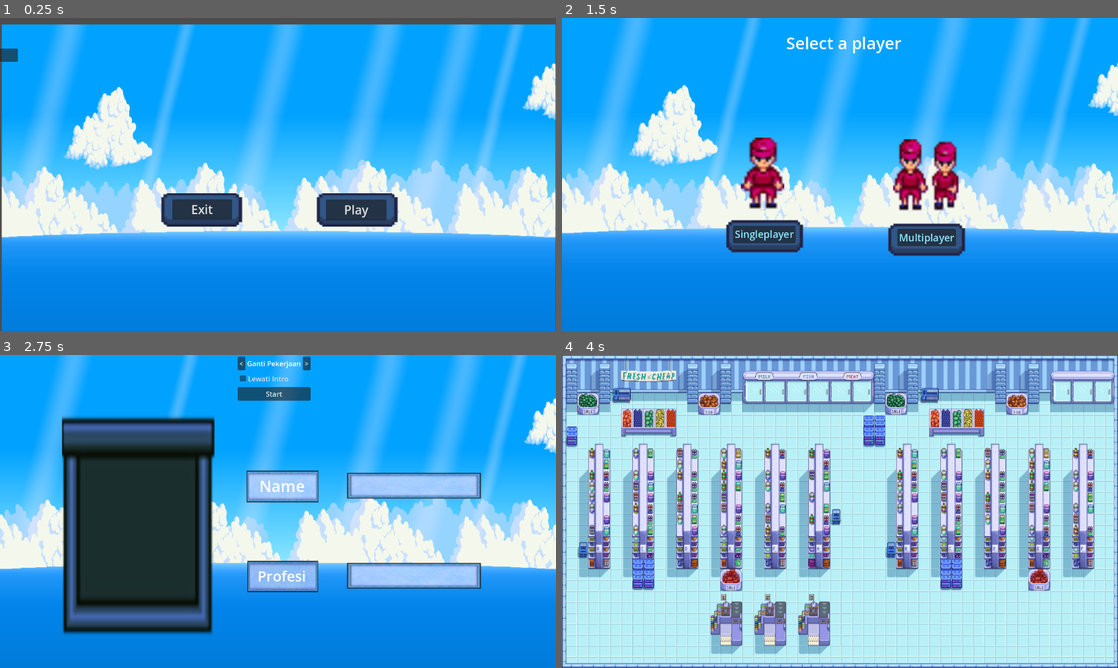
Above: before the commit, frames 1-4 (two rows, left to right).
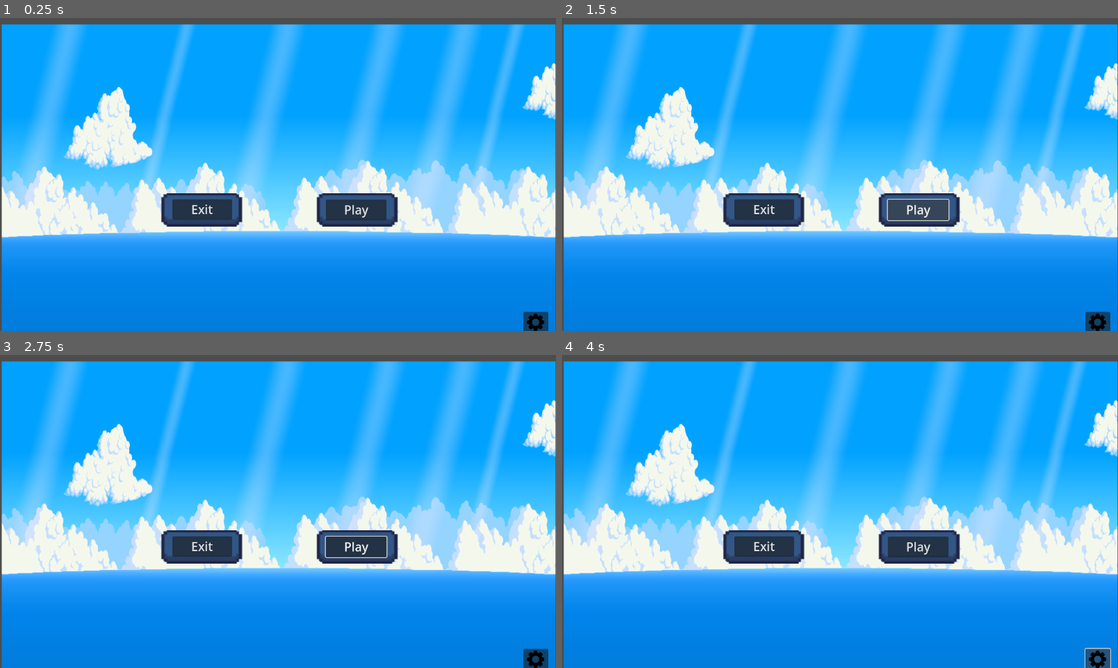
Above: after the commit, the same moments.

Repository: birugh/minimart
Game: Godot game, scene res://Interface/main_menu.tscn
The game is run twice, just before and just after one commit, with the same random seed, the same clock (stepped at 60 frames per second) and the same inputs.
Inputs (mouse positions are in pixels of both pictures, inside the frame that each line leads up to):
- Up to frame 1 (0.25 s): no input
- Up to frame 2 (1.5 s): click "Play" at 0.5 s; click (917, 208) at 1.25 s, where only the run after the commit has a clickable "Play"
- Up to frame 3 (2.75 s): click (200, 570) at 2 s, where only the run before the commit has a clickable "Singleplayer"
- Up to frame 4 (4 s): click (834, 392) at 2.75 s, where only the run before the commit has a clickable "Start"; click (1095, 658) at 3.52 s

The runs differ from the first frame. In frame 1, 0.4% of the frame differs, in the area x 0-99%, y 9-100%; in frame 2, 19%; in frame 3, 35%; in frame 4, 98%, in the area x 0-100%, y 0-100%.
Error after the commit: Parse Error: Expected indented block after function declaration. (res://Scripts/main_menu.gd:3)

Commit message:
background update

Diff:
--- a/Interface/main_menu.tscn
+++ b/Interface/main_menu.tscn
@@ -1,8 +1,9 @@
-[gd_scene load_steps=4 format=3 uid="uid://fkcmqsvkk6os"]
+[gd_scene load_steps=5 format=3 uid="uid://fkcmqsvkk6os"]
 
 [ext_resource type="Script" path="res://Scripts/main_menu.gd" id="1_dvwy8"]
 [ext_resource type="Texture2D" uid="uid://cagyx8p1bd7po" path="res://Assets/169040.png" id="2_irj0i"]
 [ext_resource type="Texture2D" uid="uid://b82uc3nhjxqtp" path="res://Assets/aset.png" id="3_l3ex8"]
+[ext_resource type="Texture2D" uid="uid://c42i2bt70h8fw" path="res://Interface/3524659.png" id="4_o0ex6"]
 
 [node name="MainMenu" type="Control"]
 layout_mode = 3
@@ -23,6 +24,7 @@
 region_rect = Rect2(13.3751, 9.03192, 1486.63, 500.593)
 
 [node name="NinePatchRect2" type="NinePatchRect" parent="NinePatchRect"]
+layout_mode = 0
 offset_left = 724.0
 offset_top = 388.0
 offset_right = 914.0
@@ -41,12 +43,17 @@
 
 [node name="Settings_Button" type="Button" parent="."]
 layout_mode = 2
-offset_top = 70.0
-offset_right = 41.0
-offset_bottom = 101.0
+offset_left = 1205.0
+offset_top = 676.0
+offset_right = 1262.0
+offset_bottom = 724.0
 text = " "
+icon = ExtResource("4_o0ex6")
+icon_alignment = 1
+expand_icon = true
 
 [node name="NinePatchRect2" type="NinePatchRect" parent="."]
+layout_mode = 0
 offset_left = 370.0
 offset_top = 403.0
 offset_right = 560.0
--- a/Scripts/main_menu.gd
+++ b/Scripts/main_menu.gd
@@ -1,7 +1,7 @@
 extends Control
 
 func _on_play_pressed() -> void:
-	get_tree().change_scene_to_file("res://Interface/play_menu.tscn")
+	#get_tree().change_scene_to_file("res://m.tscn")
 
 
 func _on_exit_pressed() -> void:
Binary file added: Interface/3524659.png
Not shown, added: Interface/3524659.png.import
